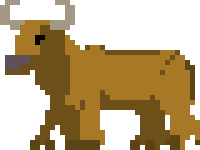
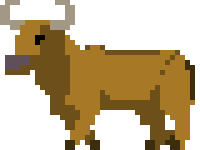
Layer changes from the first w=200, h=150 image to the second:
hid "frame 7", painted on it over [30, 60, 195, 150]
hid "frame 6", painted on it over [30, 60, 200, 150]
hid "frame 5", painted on it over [30, 60, 195, 150]
hid "frame 4", painted on it over [30, 60, 195, 150]
hid "frame 3", painted on it over [30, 60, 195, 150]
painted on "frame 2" over [65, 60, 195, 150]
painted on "frame 1" over [65, 60, 195, 150]
